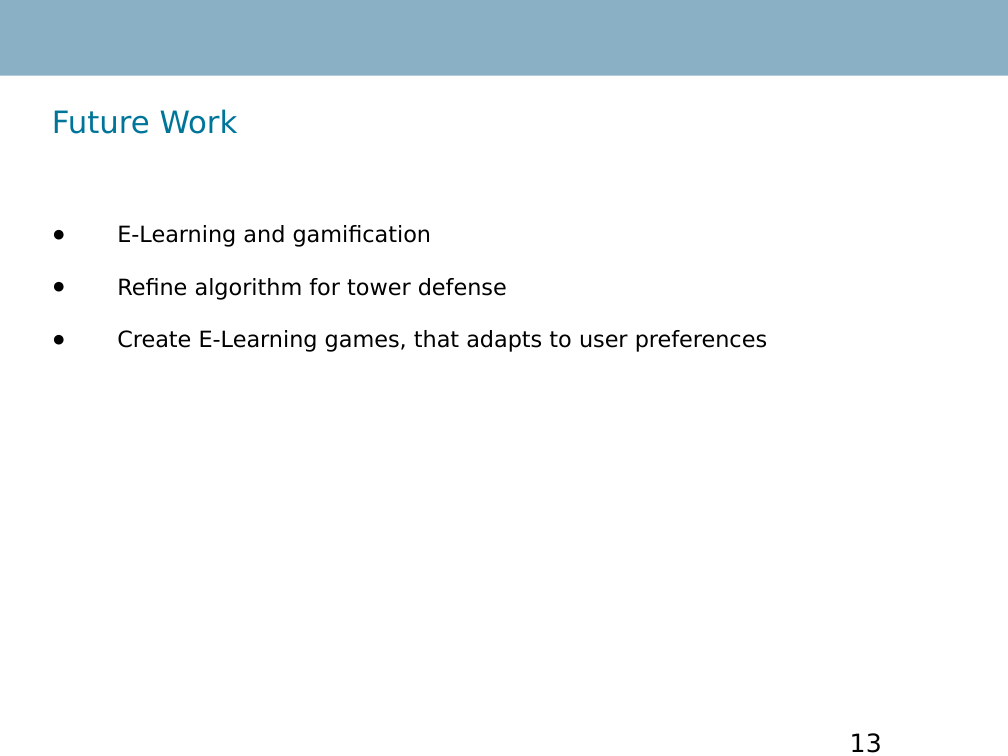
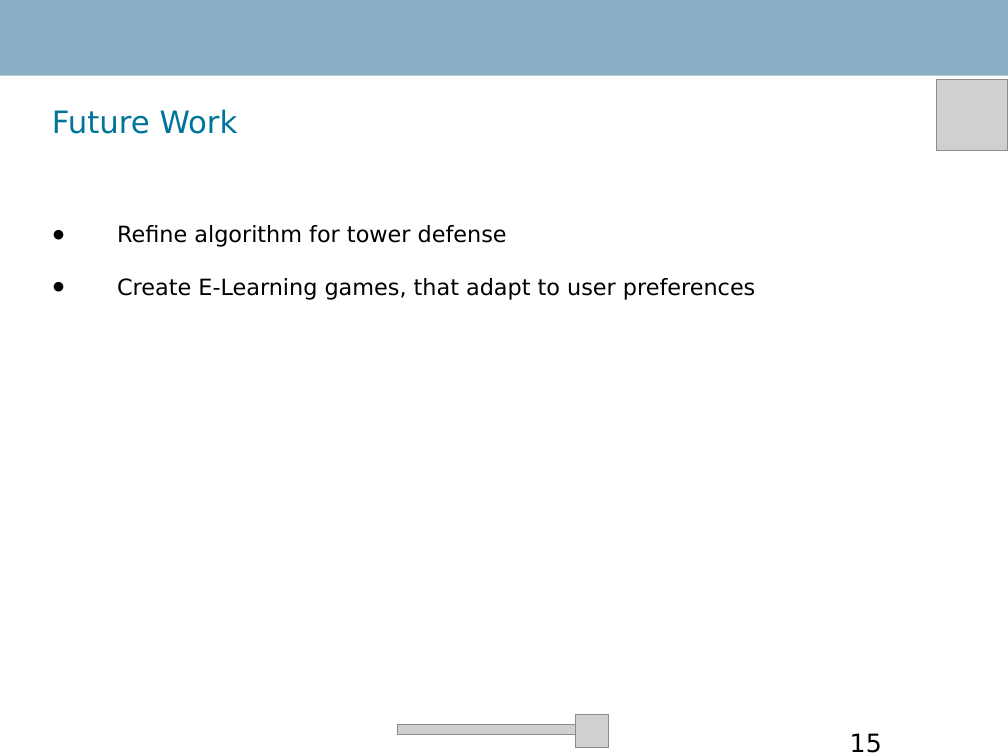
Before and after one commit to RobinTo/AdaptiveGame, a slide deck: slide 15 of IKT411 Advanced Project Report/presentation.ppt (slide 13 before the commit). Drawn at 1008x756 pixels with LibreOffice and Linux fonts; fonts in the diff are those of the drawing; grey boxes stand for pictures; background and template pictures are left out. Boxes give left, top, right and bottom in pixels: in the first picture for what was removed or moved away, otherwise in the second. Text is boxed around its words. In the diff, an @@ line names an element or a change of style, - is before the commit and + after.

```diff
--- a/IKT411 Advanced Project Report/presentation.ppt
+++ b/IKT411 Advanced Project Report/presentation.ppt
@@ picture added at (936, 80, 1008, 151) @@
@@ text at (117, 225, 432, 247): paragraph removed @@
-● E-Learning and gamification
@@ text at (117, 278, 755, 300): text changed @@
-● Create E-Learning games, that adapts to user preferences
+● Create E-Learning games, that adapt to user preferences
@@ picture added at (576, 715, 609, 748) @@
@@ picture added at (397, 724, 607, 734) @@
@@ page number at (850, 733, 882, 753): text changed @@
-13
+15
```
Also in this commit, not shown: 12 other slides changed, 2 slides added, 2 other files.
